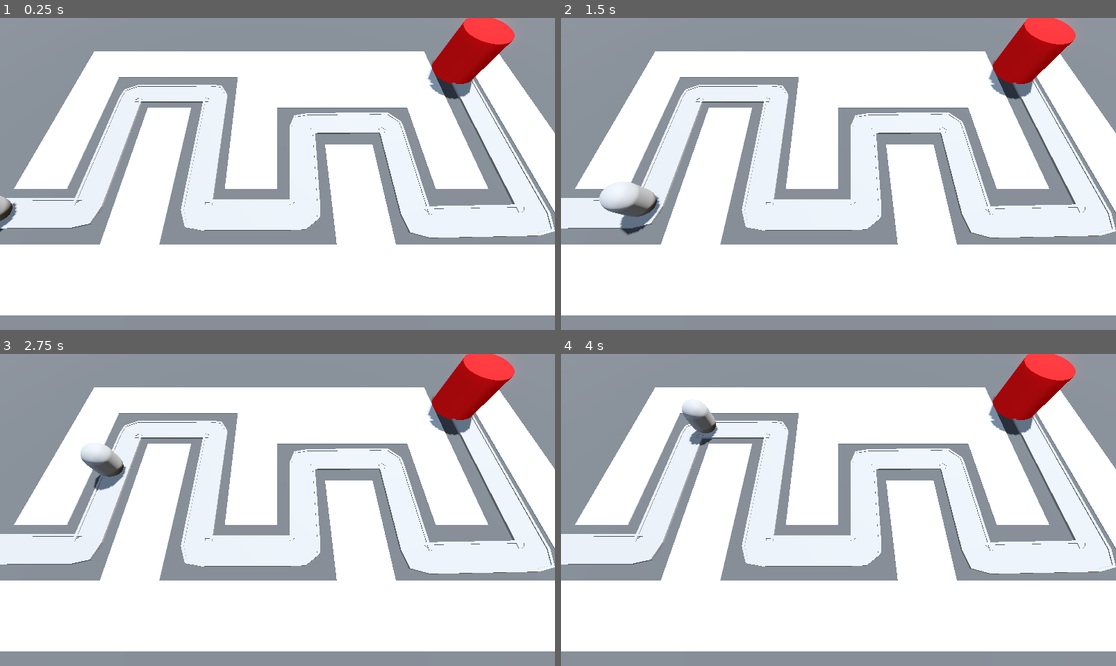
Above: before the commit, frames 1-4 (two rows, left to right).
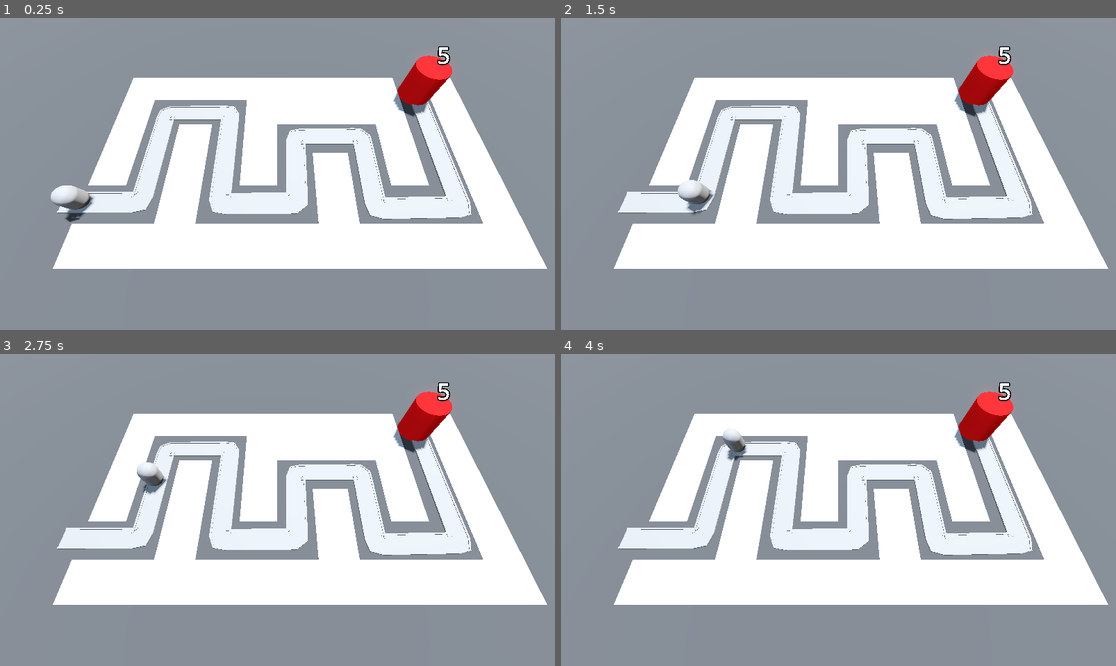
Above: after the commit, the same moments.

Repository: Ghosty-CodeX/Barbarian_Blaster
Game: Godot game, scene res://Scenes/Levels/BaseLevel.tscn
The game is run twice, just before and just after one commit, with the same random seed, the same clock (stepped at 60 frames per second) and the same inputs.
Inputs:
- Up to frame 1 (0.25 s): no input
- Up to frame 2 (1.5 s): no input
- Up to frame 3 (2.75 s): no input
- Up to frame 4 (4 s): no input

The runs differ from the first frame. In frame 1, 49% of the frame differs, in the area x 0-100%, y 0-96%; in frame 2, 50%; in frame 3, 49%; in frame 4, 49%.

Commit message:
Base
Base can now take damage

Diff:
--- a/Scenes/Base/Scripts/base.gd
+++ b/Scenes/Base/Scripts/base.gd
@@ -1,14 +1,22 @@
 extends Node3D
 
-func take_damage() -> void:
-	print("Your base is under attack!")
+@export var max_health: int = 5
+@onready var label_3d: Label3D = $Label3D
 
 
-# Called when the node enters the scene tree for the first time.
-func _ready() -> void:
-	pass # Replace with function body.
 
 
-# Called every frame. 'delta' is the elapsed time since the previous frame.
+func take_damage() -> void:
+	print("Base damaged")
+	max_health -= 1
+	label_3d.text = str(max_health)
+
+
+
+func _ready() -> void:
+	label_3d.text = str(max_health)
+
+
+
 func _process(delta: float) -> void:
 	pass
--- a/Scenes/Base/base.tscn
+++ b/Scenes/Base/base.tscn
@@ -14,3 +14,10 @@
 height = 4.0
 sides = 32
 material = SubResource("StandardMaterial3D_60lao")
+
+[node name="Label3D" type="Label3D" parent="."]
+transform = Transform3D(1, 0, 0, 0, 1, 0, 0, 0, 1, 0, 5.5, 0)
+billboard = 1
+text = "Max_health"
+font_size = 500
+outline_size = 100
--- a/Scenes/Enemy/Script/enemy.gd
+++ b/Scenes/Enemy/Script/enemy.gd
@@ -14,3 +14,4 @@
 	progress += delta * move_speed
 	if progress_ratio == 1.0:
 		base.take_damage()
+		set_process(false)
--- a/Scenes/Levels/BaseLevel.tscn
+++ b/Scenes/Levels/BaseLevel.tscn
@@ -42,7 +42,7 @@
 material = SubResource("StandardMaterial3D_n8wt5")
 
 [node name="Camera3D" type="Camera3D" parent="."]
-transform = Transform3D(1, 0, 0, 0, 0.422618, 0.906308, 0, -0.906308, 0.422618, 0, 14.5, 9.5)
+transform = Transform3D(1, 0, 0, 0, 0.422618, 0.906308, 0, -0.906308, 0.422618, 0, 20, 12)
 
 [node name="GridMap" type="GridMap" parent="."]
 mesh_library = ExtResource("1_mb2ko")
